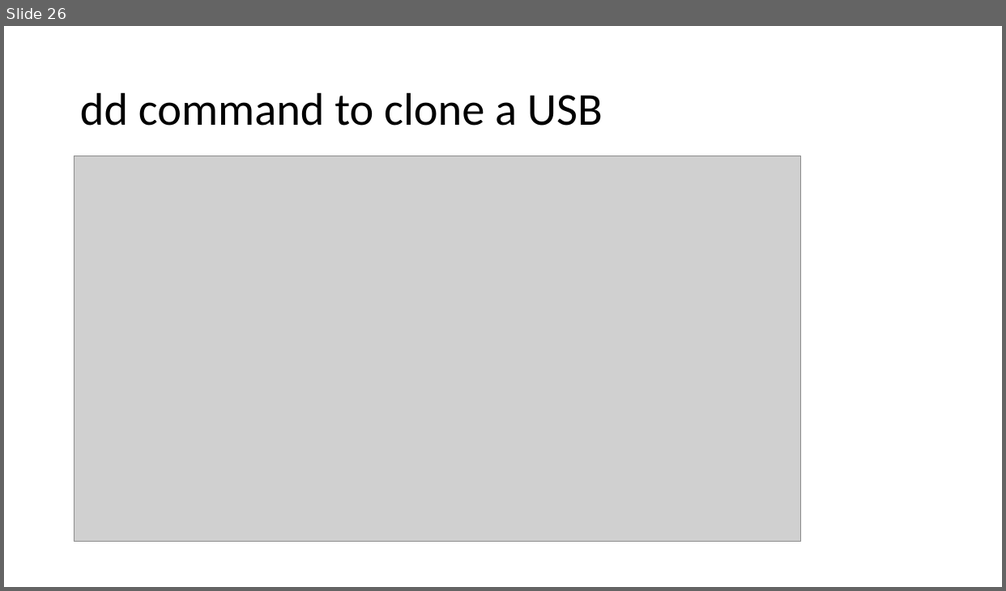
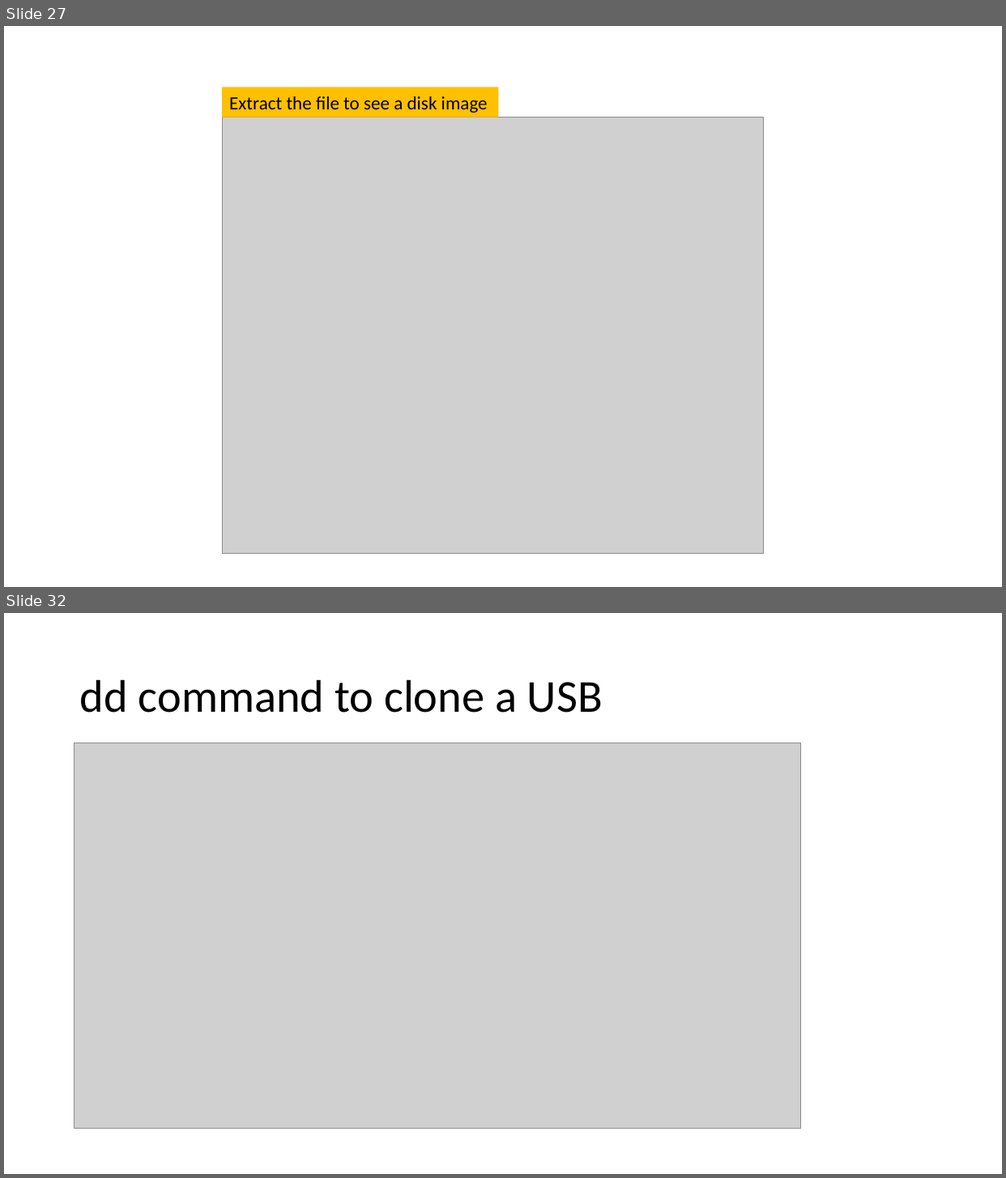
Before and after one commit to frankwxu/Digital-Forensics-Basic-Book, a slide deck: PPTs/Ch8_USB_Image_Acquisition.pptx. Shown one above the other, each under a label of ours: slide 26 before the commit, slides 27 and 32 after it; the slides between them are not shown. The pictures are 1006x591 and 1006x1178 pixels, drawn with LibreOffice and Linux fonts; fonts in the diff are those of the drawing; grey boxes stand for pictures; background and template pictures are left out. Boxes give left, top, right and bottom in pixels: in the first picture for what was removed or moved away, otherwise in the second. Text is boxed around its words. In the diff, an @@ line names an element or a change of style, - is before the commit and + after.

Commit message:
update Ch8 USB Image Acquisition presentation for Digital Forensics

```diff
--- a/PPTs/Ch8_USB_Image_Acquisition.pptx
+++ b/PPTs/Ch8_USB_Image_Acquisition.pptx
@@ slide 27 added at [4, 26, 1002, 587], background #FFFFFF @@
@@ rectangle added at [222, 88, 498, 118], fill #FFC000, 18 pt, text #000000 @@
+Extract the file to see a disk image
@@ picture added at [222, 118, 763, 554] @@
@@ what was slide 26 is now slide 32 @@
```
Also in this commit, not shown: 5 other slides added.
